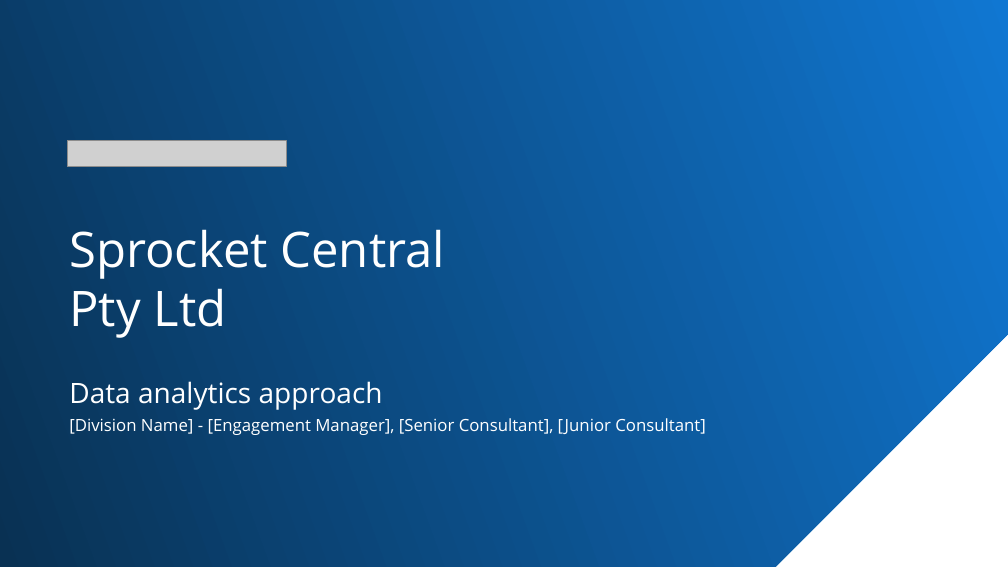
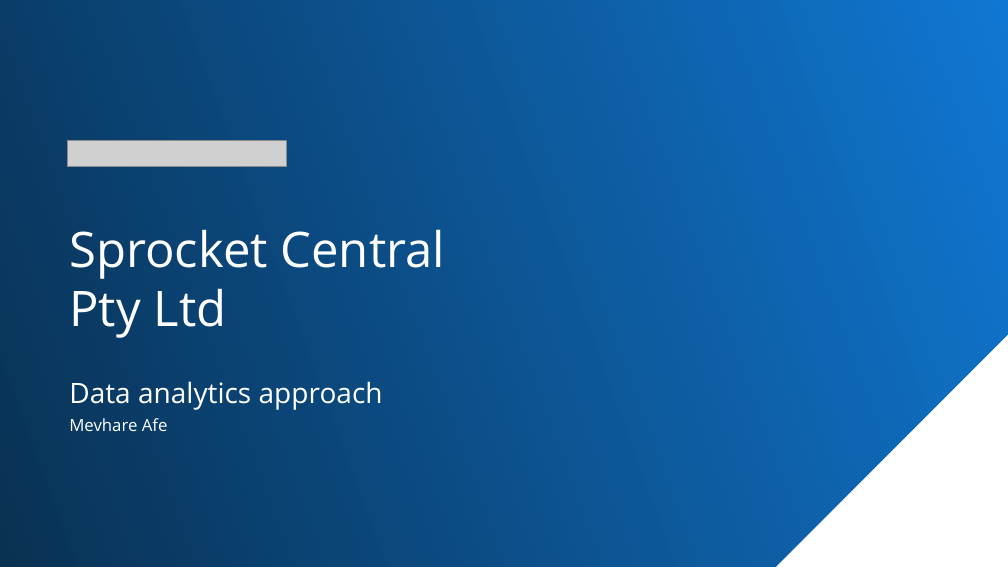
Before and after one commit to Mevhare/Forage-KPMG-AU-Virtual-Internship, a slide deck: slide 1 of Solution/Task 2/Sprocket_Presenation.pptx. Drawn at 1008x567 pixels with LibreOffice and Linux fonts; fonts in the diff are those of the drawing; grey boxes stand for pictures. Boxes give left, top, right and bottom in pixels: in the first picture for what was removed or moved away, otherwise in the second. Text is boxed around its words. In the diff, an @@ line names an element or a change of style, - is before the commit and + after.

```diff
--- a/Solution/Task 2/Sprocket_Presenation.pptx
+++ b/Solution/Task 2/Sprocket_Presenation.pptx
@@ text at [69, 418, 168, 431]: text changed @@
-[Division Name] - [Engagement Manager], [Senior Consultant], [Junior Consultant]
+Mevhare Afe
```
Also in this commit, not shown: 1 other file.
